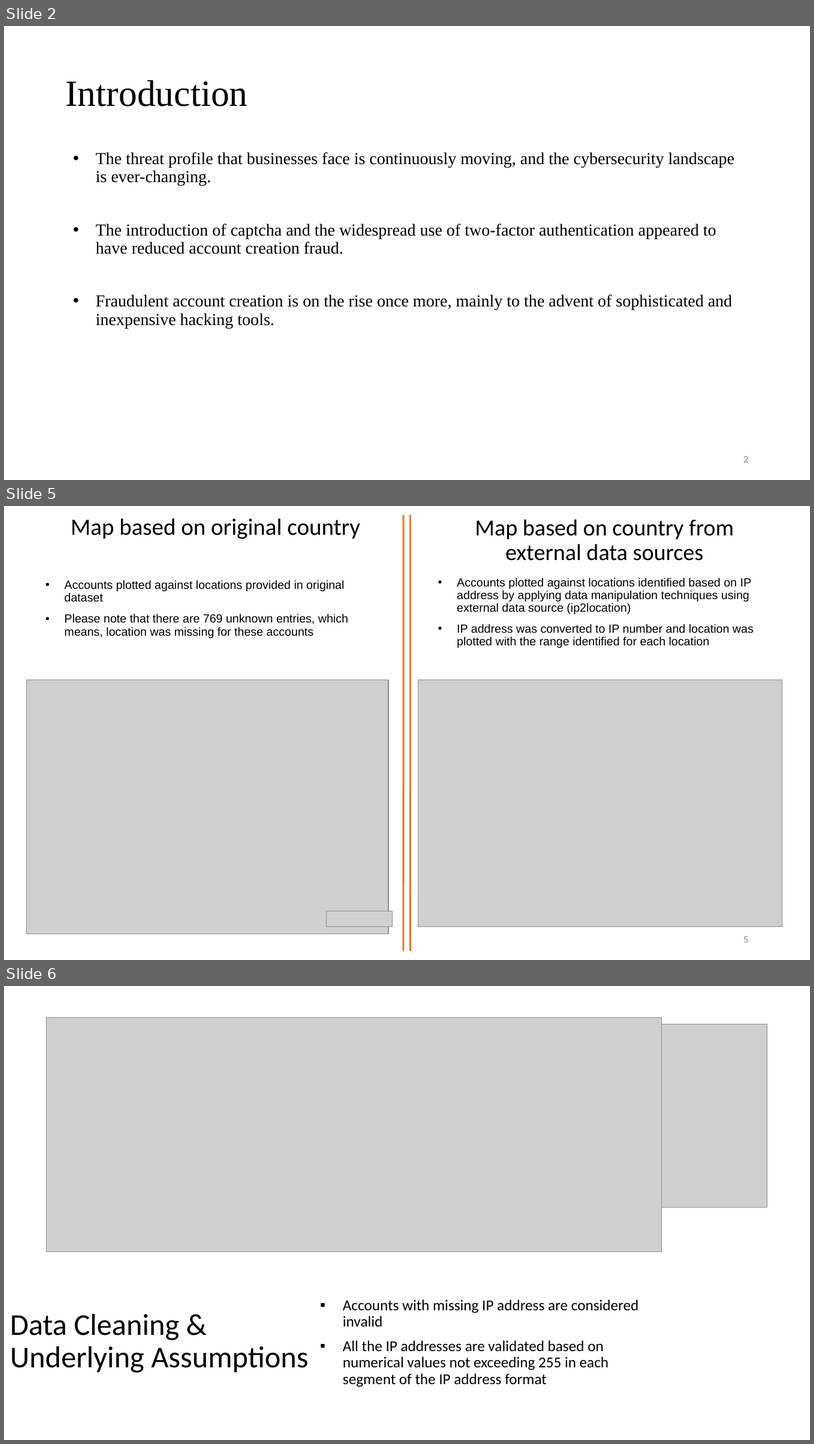
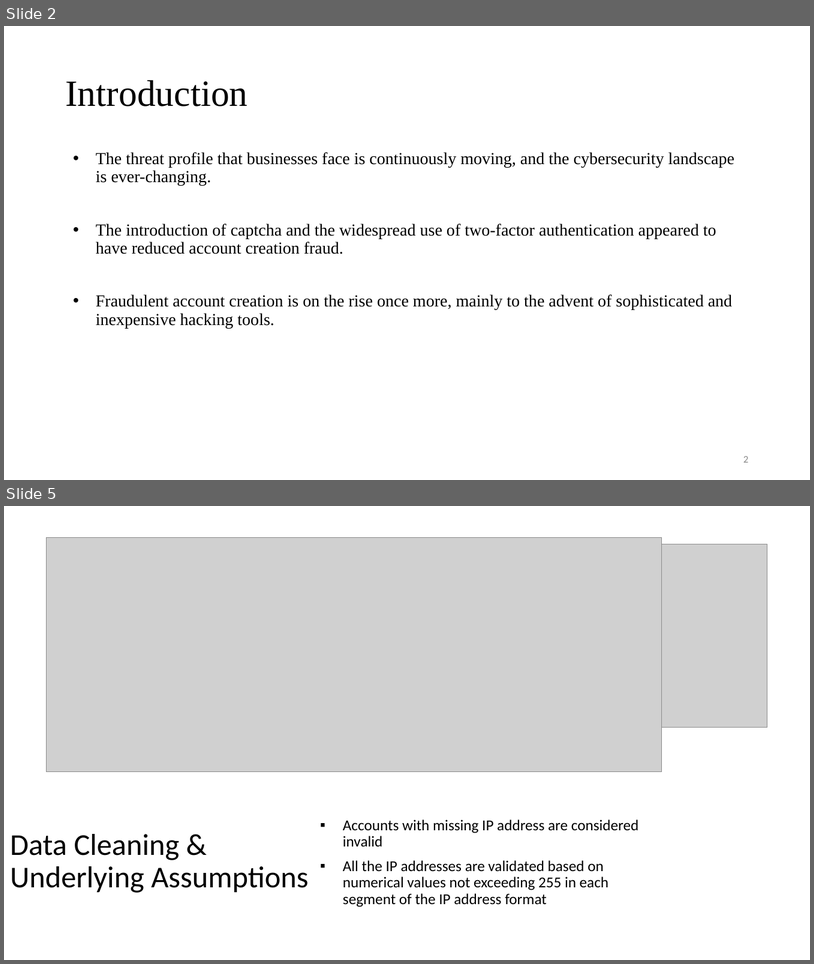
Before and after one commit to karimkhamwani/python-data-analysis, a slide deck: Capstone_600.pptx. Shown one above the other, each under a label of ours: slides 2, 5 and 6 before the commit, slides 2 and 5 after it; the slides between them are not shown. The pictures are 814x1444 and 814x964 pixels, drawn with LibreOffice and Linux fonts; fonts in the diff are those of the drawing; grey boxes stand for pictures; background and template pictures are left out. Boxes give left, top, right and bottom in pixels: in the first picture for what was removed or moved away, otherwise in the second. Text is boxed around its words. In the diff, an @@ line names an element or a change of style, - is before the commit and + after.

```diff
--- a/Capstone_600.pptx
+++ b/Capstone_600.pptx
@@ slide 5 removed at (4,506,810,960), background #FFFFFF @@
@@ title removed at (71,519,360,539) @@
-Map based on original country
@@ line removed from (404, 515) to (404, 951) @@
@@ line removed from (411, 515) to (411, 951) @@
@@ text removed at (475,519,734,561) @@
-Map based on country from external data sources
@@ text removed at (457,577,754,648) @@
-• Accounts plotted against locations identified based on IP address by applying data manipulation techniques using external data source (ip2location)
-• IP address was converted to IP number and location was plotted with the range identified for each location
@@ text removed at (65,580,348,638) @@
-• Accounts plotted against locations provided in original dataset
-• Please note that there are 769 unknown entries, which means, location was missing for these accounts
@@ picture removed at (26,679,389,933) @@
@@ picture removed at (419,679,783,927) @@
@@ picture removed at (327,911,393,927) @@
@@ page number removed at (744,936,749,942) @@
-5
@@ what was slide 6 is now slide 5 @@
```
Also in this commit, not shown: 4 slides changed, 2 slides added, 2 other slides removed, 4 other files.
